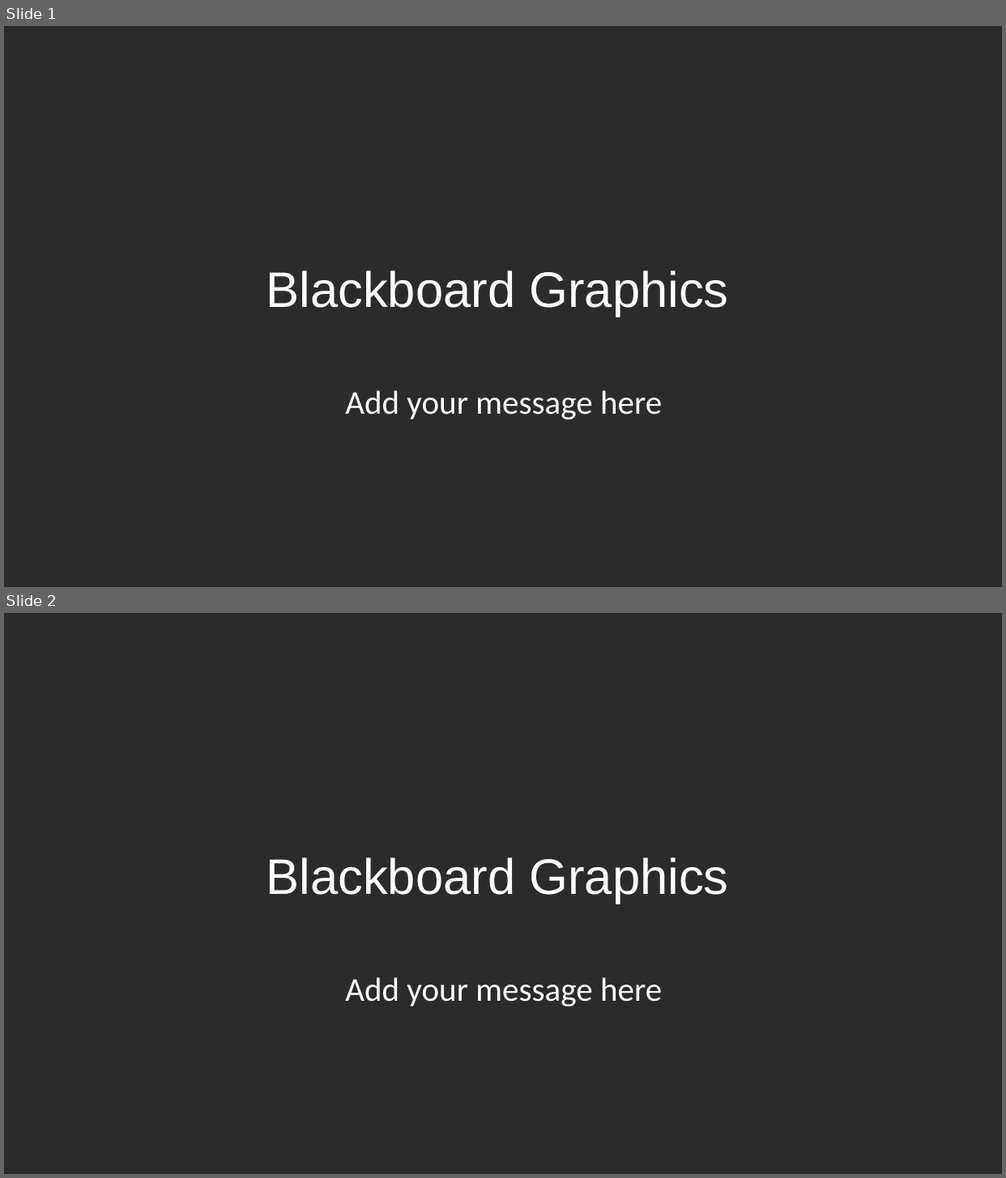
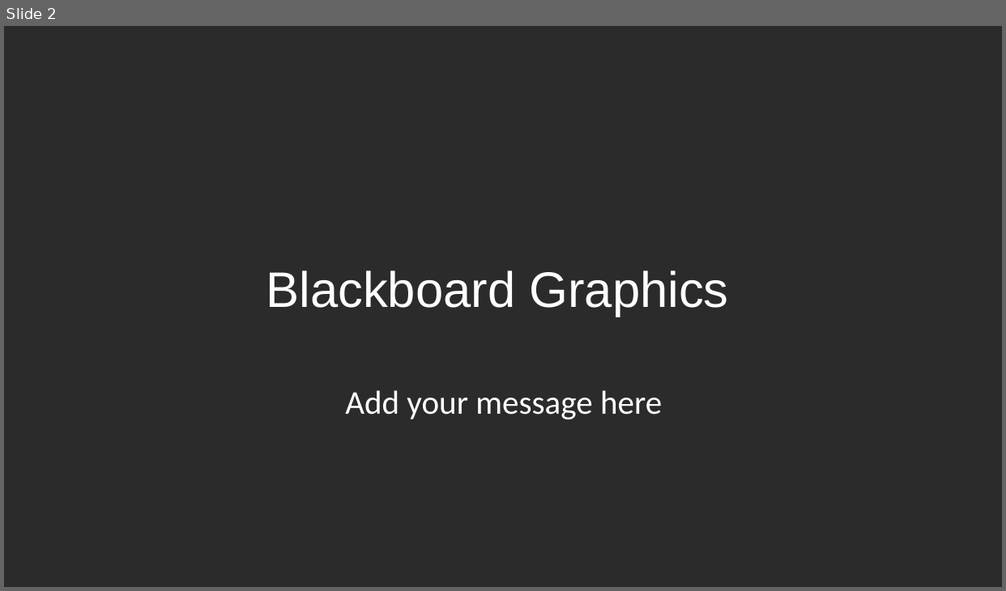
Before and after one commit to skspah321/2D_Game, a slide deck: ppt/2D_Game_발표자료.pptx. Shown one above the other, each under a label of ours: slides 1 and 2 before the commit, slide 2 after it. The pictures are 1006x1178 and 1006x591 pixels, drawn with LibreOffice and Linux fonts; fonts in the diff are those of the drawing; background and template pictures are left out; a plain dark background stands for a picture behind light text. Boxes give left, top, right and bottom in pixels: in the first picture for what was removed or moved away, otherwise in the second. Text is boxed around its words. In the diff, an @@ line names an element or a change of style, - is before the commit and + after.

```diff
--- a/ppt/2D_Game_발표자료.pptx
+++ b/ppt/2D_Game_발표자료.pptx
@@ slide 1 removed at box(4, 26, 1002, 587), background picture (left out) @@
@@ text removed at box(266, 271, 728, 316) @@
-Blackboard Graphics
@@ text removed at box(345, 390, 662, 420) @@
-Add your message here
```
Also in this commit, not shown: 1 slide added.
